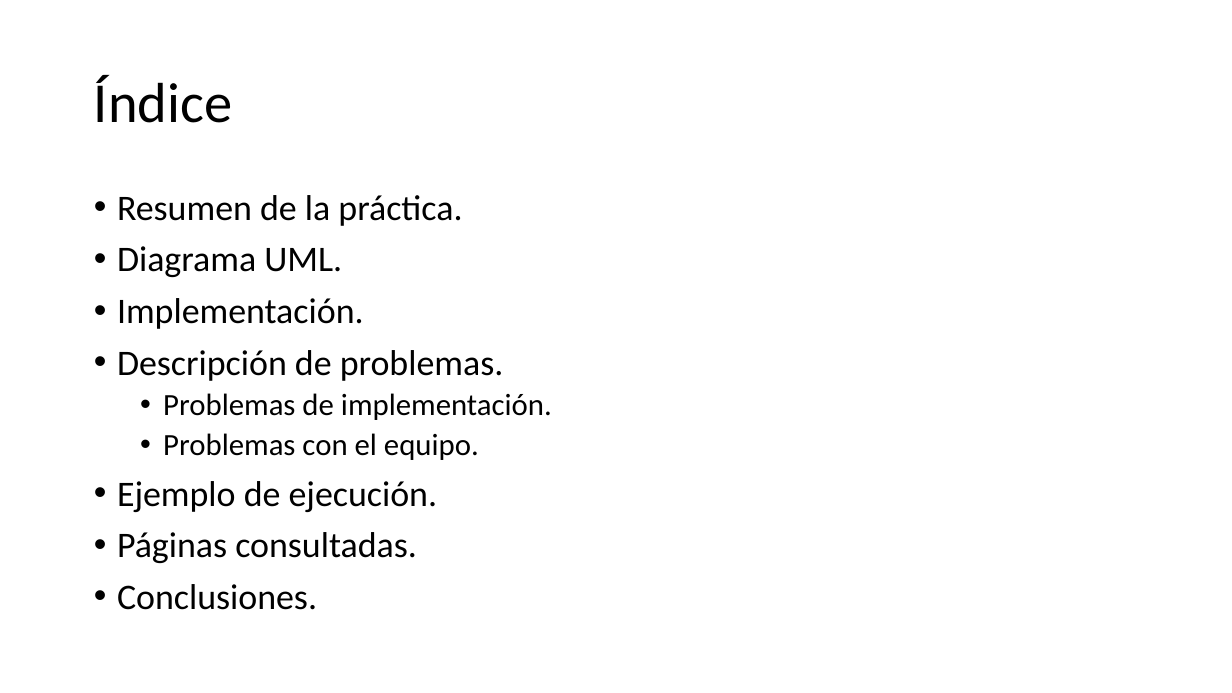
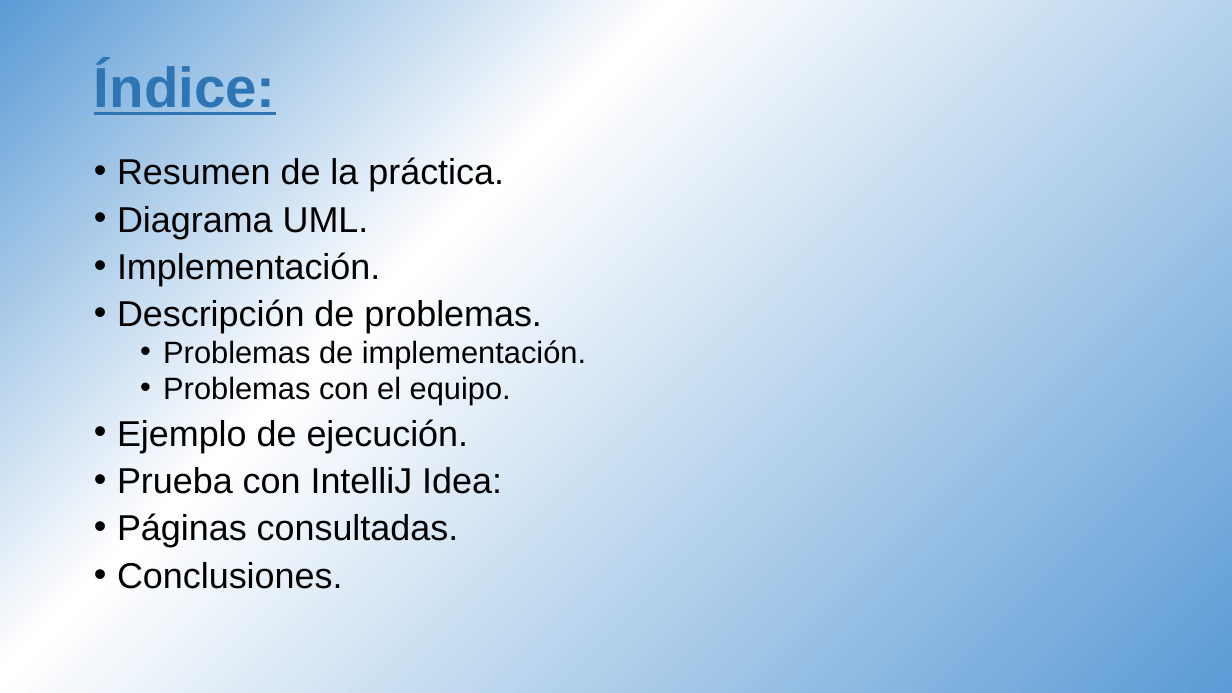
Before and after one commit to IhoFenixMFS/pracPOOjun18, a slide deck: slide 2 of poo.pptx. Drawn at 1232x693 pixels with LibreOffice and Linux fonts; fonts in the diff are those of the drawing. Boxes give left, top, right and bottom in pixels: in the first picture for what was removed or moved away, otherwise in the second. Text is boxed around its words. In the diff, an @@ line names an element or a change of style, - is before the commit and + after.

```diff
--- a/poo.pptx
+++ b/poo.pptx
@@ background #FFFFFF to gradient #5B9BD5 to #FFFFFF @@
@@ title at <box>94,62,276,117</box>: text changed; font Calibri to Arial; text colour #000000 to #2E75B6; bold on @@
-Índice
+Índice:
@@ text "Resumen de la práctica.": place and size @@
-text "Resumen de la práctica." at <box>117,195,552,610</box>
+text "Resumen de la práctica." at <box>117,157,586,589</box>
@@ text at <box>117,157,586,589</box>: font Calibri to Arial in "Resumen de la práctica.", "Diagrama UML.", "Implementación.", "Descripción de problemas." and 5 more places; line spacing 0.9 to 0.8 @@
@@ text at <box>117,467,502,494</box>: paragraph added @@
+• Prueba con IntelliJ Idea:
```
Also in this commit, not shown: 11 other slides changed, 2 slides added, 1 slide removed.
